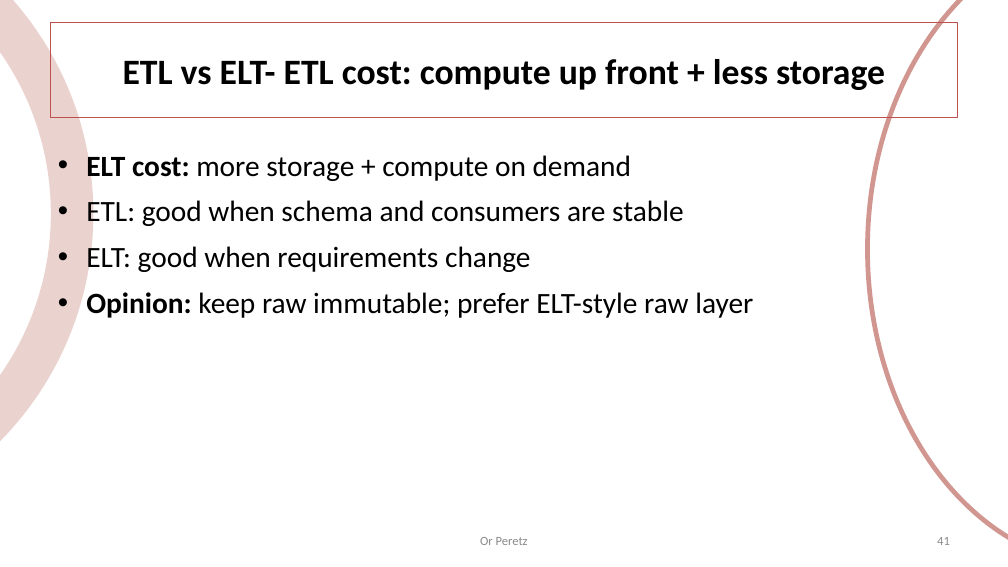
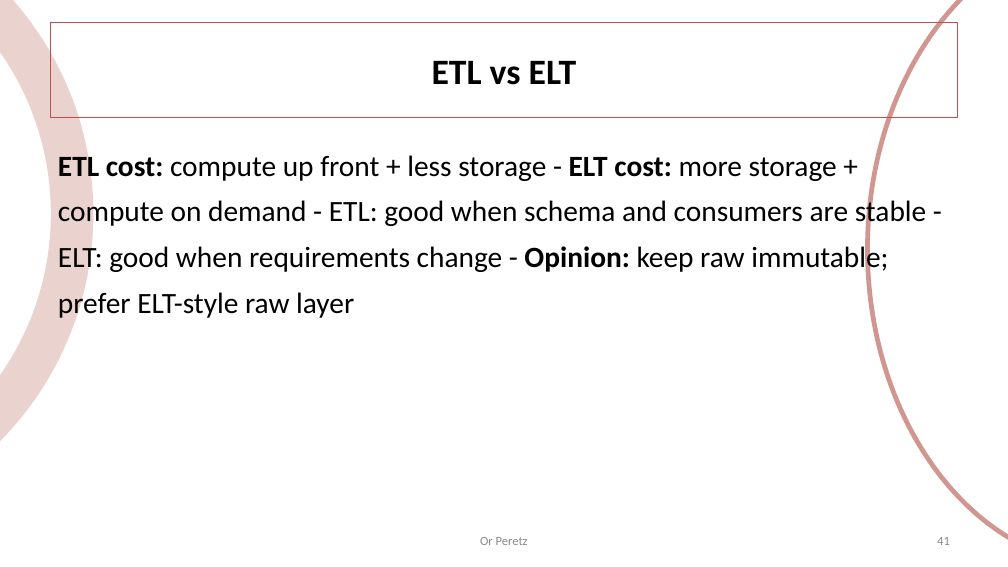
Before and after one commit to OrPerets/data-engineering-course, a slide deck: slide 41 of build/01-introduction.pptx. Drawn at 1008x567 pixels with LibreOffice and Linux fonts; fonts in the diff are those of the drawing. Boxes give left, top, right and bottom in pixels: in the first picture for what was removed or moved away, otherwise in the second. Text is boxed around its words. In the diff, an @@ line names an element or a change of style, - is before the commit and + after.

```diff
--- a/build/01-introduction.pptx
+++ b/build/01-introduction.pptx
@@ title at (x1=432, y1=61, x2=576, y2=85): text changed @@
-ETL vs ELT- ETL cost: compute up front + less storage
+ETL vs ELT
@@ text at (x1=58, y1=151, x2=926, y2=321): text changed @@
-• ELT cost: more storage + compute on demand
-• ETL: good when schema and consumers are stable
-• ELT: good when requirements change
-• Opinion: keep raw immutable; prefer ELT-style raw layer
+ETL cost: compute up front + less storage - ELT cost: more storage + compute on demand - ETL: good when schema and consumers are stable - ELT: good when requirements change - Opinion: keep raw immutable; prefer ELT-style raw layer
```
Also in this commit, not shown: 13 other slides changed, 1 other file.
